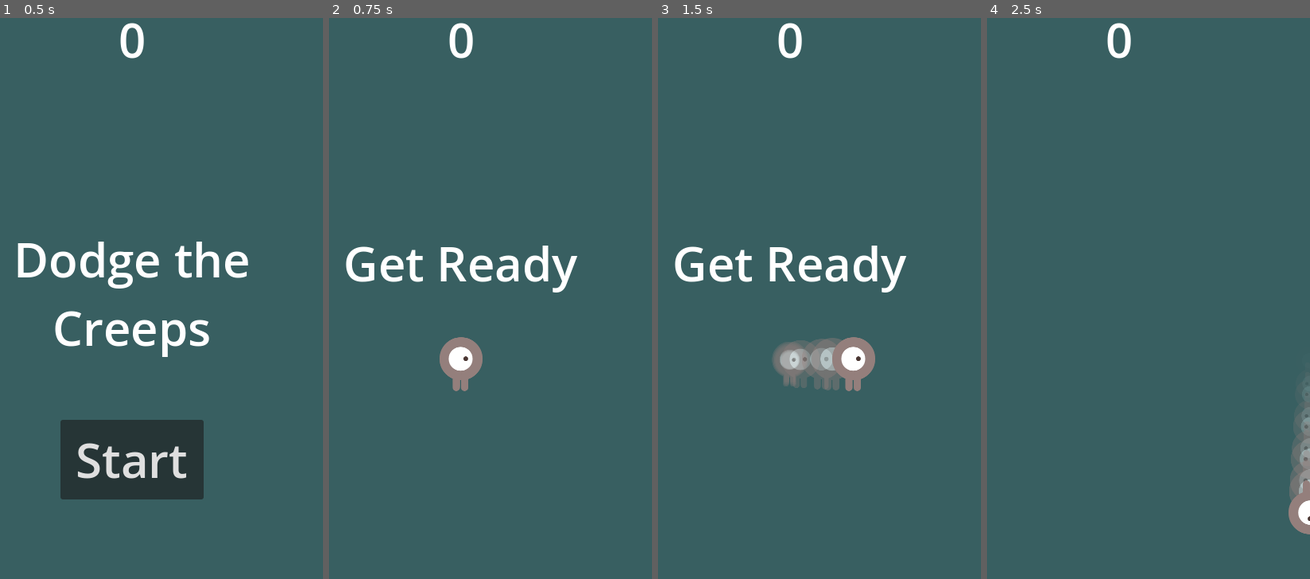
Above: before the commit, frames 1-4 (left to right).
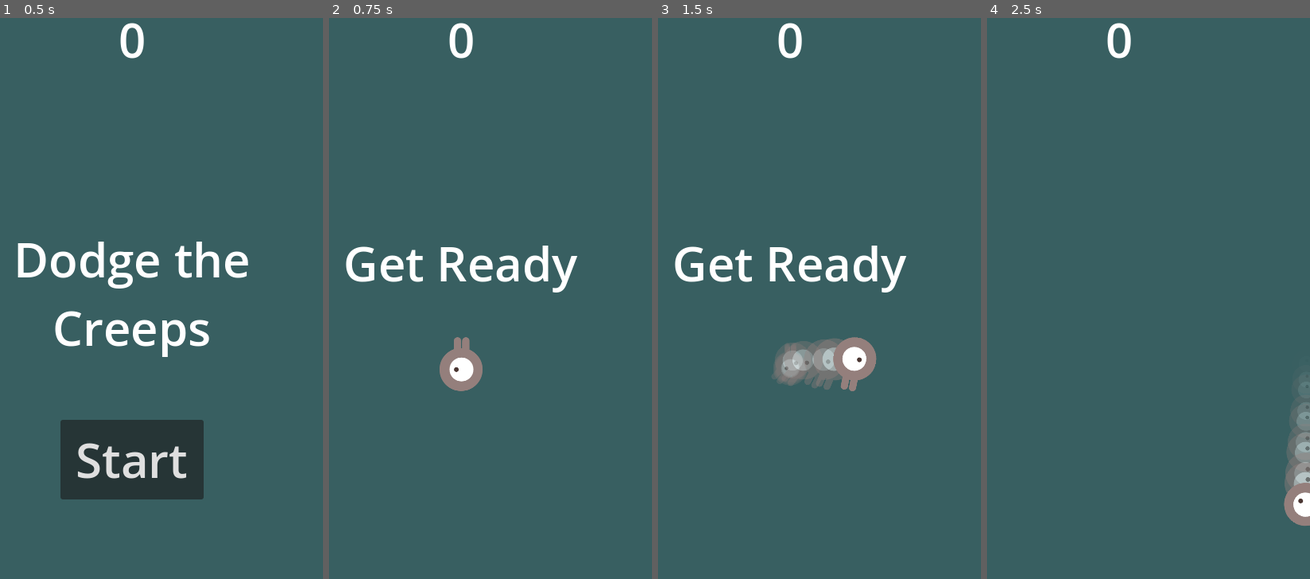
Above: after the commit, the same moments.

Repository: diegomartinez2/G-proyecto
Game: Godot game, scene res://Main.tscn
Two runs of this game, one before a commit and one after it. Both use one fixed random seed, a clock stepped at 60 frames per second and the inputs below.
Inputs (mouse positions are in pixels of both pictures, inside the frame that each line leads up to):
- Up to frame 1 (0.5 s): no input
- Up to frame 2 (0.75 s): click "Start" at 0.5 s
- Up to frame 3 (1.5 s): tap Enter at 1.25 s; move the mouse to (874, 264) at 1.27 s; hold D (move_right) from 1.28 s (still down)
- Up to frame 4 (2.5 s): move the mouse to (1041, 320) at 2.02 s; release D (move_right) at 2.03 s; hold S (move_down) from 2.03 s (still down)

Frame 1 is identical in both runs. In frame 2, 0.7% of the frame differs, in the area x 34-48%, y 56-67%; in frame 3, 0.7%; in frame 4, 0.9%, in the area x 91-100%, y 64-93%.

Commit message:
update

Diff:
--- a/Player.gd
+++ b/Player.gd
@@ -37,10 +37,11 @@
 		$AnimatedSprite2D.flip_h = velocity.x < 0
 	elif velocity.y != 0:
 		$AnimatedSprite2D.animation = &"up"
-		if velocity.y > 0:
-			rotation = PI
-		else:
-			rotation = 0
+		#if velocity.y > 0:
+			#rotation = PI
+		#else:
+			#rotation = 0
+	rotation = get_global_mouse_position().angle_to_point(position) - PI/2
 
 
 func start(pos):
